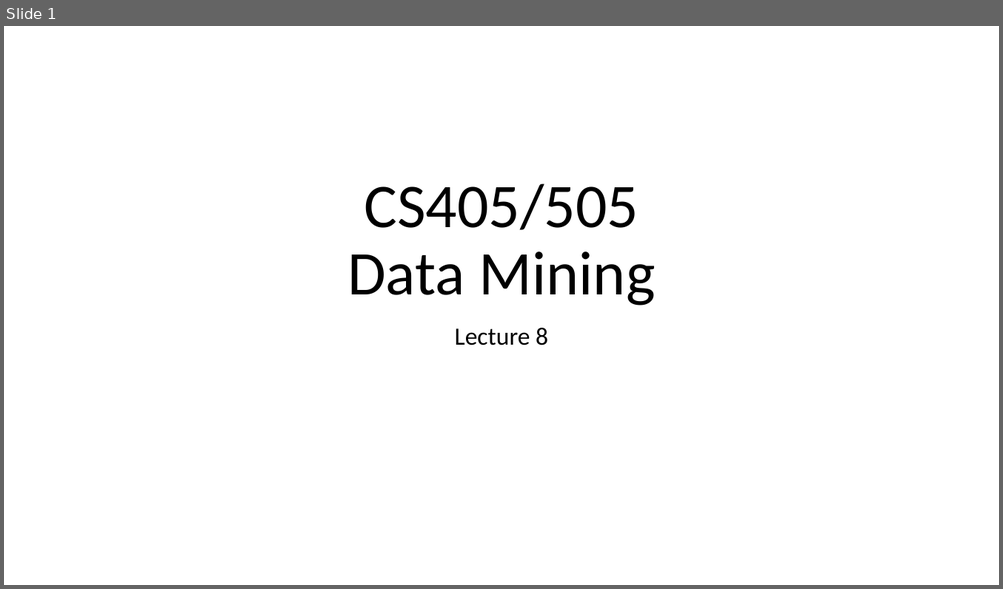
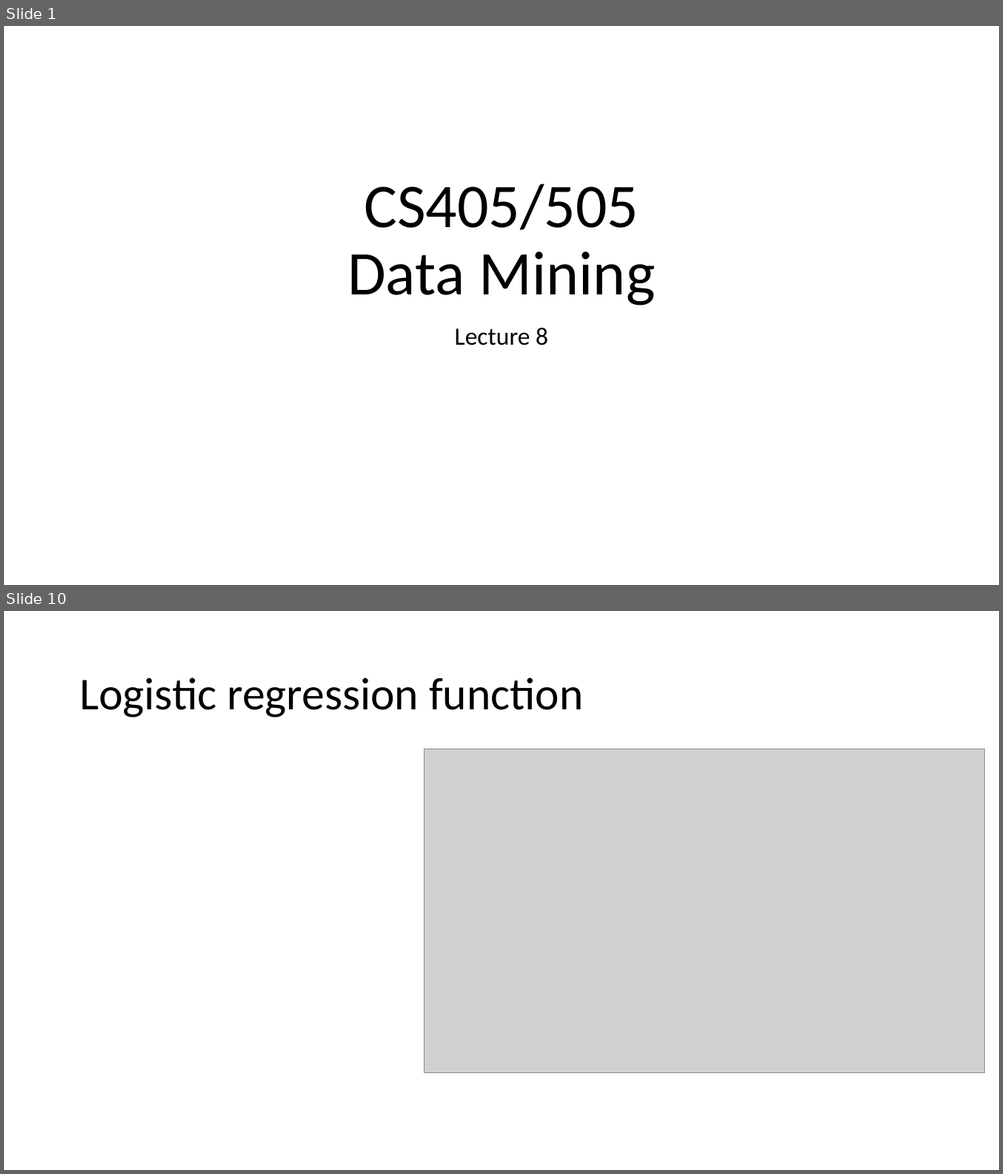
Before and after one commit to russellu/cs405, a slide deck: Lecture_08.pptx. Shown one above the other, each under a label of ours: slide 1 before the commit, slides 1 and 10 after it; the slides between them are not shown. The pictures are 1003x589 and 1003x1174 pixels, drawn with LibreOffice and Linux fonts; fonts in the diff are those of the drawing; grey boxes stand for pictures. Boxes give left, top, right and bottom in pixels: in the first picture for what was removed or moved away, otherwise in the second. Text is boxed around its words. In the diff, an @@ line names an element or a change of style, - is before the commit and + after.

```diff
--- a/Lecture_08.pptx
+++ b/Lecture_08.pptx
@@ slide 10 added at (x1=4, y1=611, x2=999, y2=1170), background #FFFFFF @@
@@ title added at (x1=79, y1=678, x2=583, y2=718), 44 pt, text #000000 @@
+Logistic regression function
@@ picture added at (x1=424, y1=749, x2=984, y2=1073) @@
```
Also in this commit, not shown: 1 slide changed, 11 other slides added, 1 slide removed.
